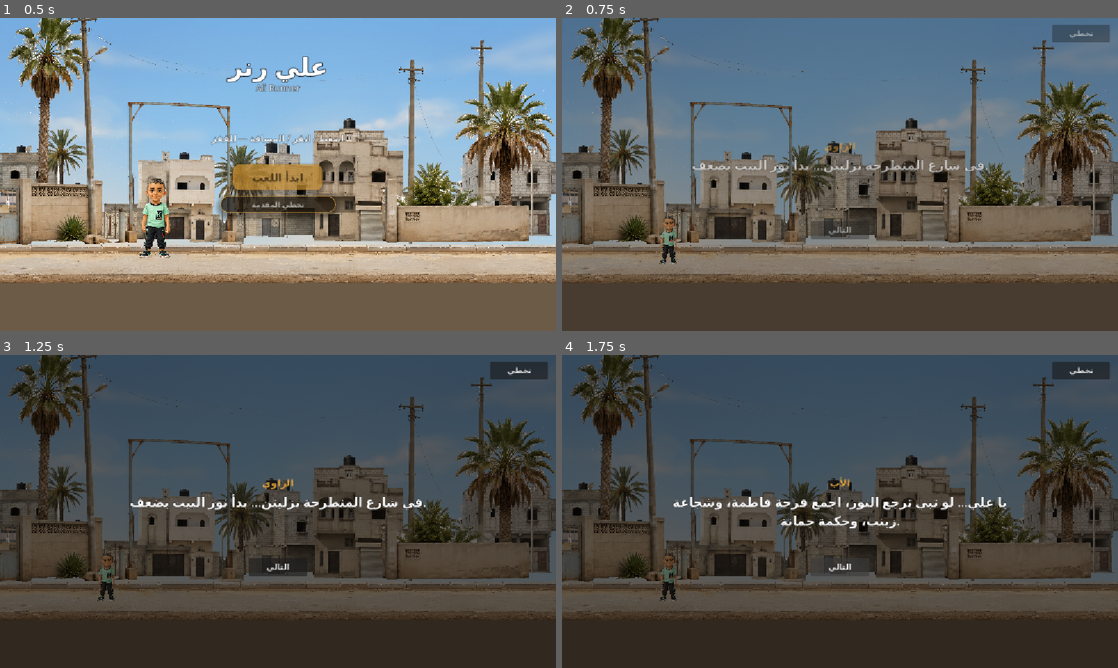
Above: before the commit, frames 1-4 (two rows, left to right).
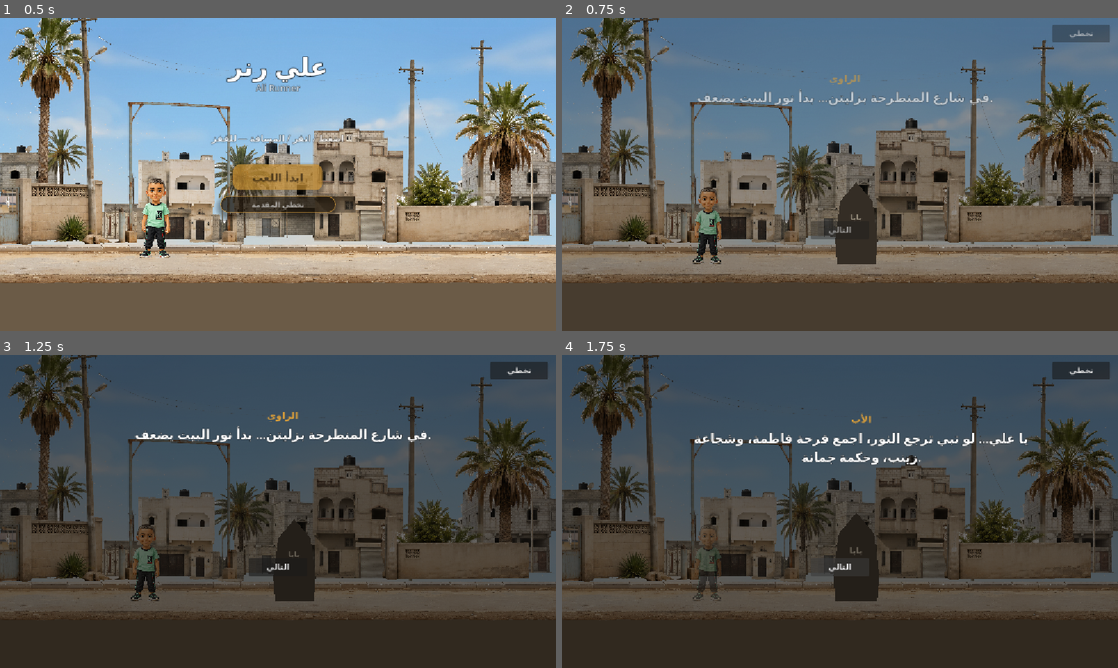
Above: after the commit, the same moments.

Repository: HamzaJwan/Ali-s-Runner
Game: Godot game, scene res://scenes/Main.tscn
Two runs of this game, one before a commit and one after it. Both use one fixed random seed, a clock stepped at 60 frames per second and the inputs below.
Inputs:
- Up to frame 1 (0.5 s): no input
- Up to frame 2 (0.75 s): click "ابدأ اللعب" at 0.5 s
- Up to frame 3 (1.25 s): no input
- Up to frame 4 (1.75 s): click "التالي" at 1.25 s

Frame 1 is identical in both runs. In frame 2, 3.4% of the frame differs, in the area x 17-78%, y 18-79%; in frame 3, 3.3%; in frame 4, 3.9%, in the area x 17-84%, y 18-79%.

Commit message:
autopilot: v1.25B cinematic intro presentation

Diff:
--- a/scripts/main.gd
+++ b/scripts/main.gd
@@ -62,13 +62,25 @@
 const PLAY_BUTTON_PULSE_SCALE := 1.05
 const PLAY_BUTTON_PULSE_TIME := 0.9
 const INTRO_LINES := [
-	{"speaker": "الراوي", "text": "في شارع المنطرحة بزليتن… بدأ نور البيت يضعف."},
+	{
+		"speaker": "الراوي",
+		"text": "في شارع المنطرحة بزليتن… بدأ نور البيت يضعف.",
+		"speaker_visual": "narrator",
+	},
 	{
 		"speaker": "الأب",
 		"text": "يا علي… لو تبي ترجع النور، اجمع فرحة فاطمة، وشجاعة زينب، وحكمة جمانة.",
+		"speaker_visual": "father",
 	},
-	{"speaker": "علي", "text": "حاضر يا بابا… بنوصل للنهاية."},
+	{
+		"speaker": "علي",
+		"text": "حاضر يا بابا… بنوصل للنهاية.",
+		"speaker_visual": "ali",
+	},
 ]
+const INTRO_FOCUS_TWEEN_TIME := 0.35
+const INTRO_DIM_ALPHA := 0.55
+const INTRO_FOCUS_SCALE := 1.08
 const GROUND_CENTER_Y := ROAD_SURFACE_Y + GROUND_COLLISION_HEIGHT / 2.0
 const START_PLAYER_POSITION := Vector2(
 	PLAYER_START_X, ROAD_SURFACE_Y - PLAYER_COLLISION_HALF_HEIGHT
@@ -166,6 +178,9 @@
 var _play_button_pulse_tween: Tween
 var _menu_zoom_tween: Tween
 var _menu_fade_tween: Tween
+var _intro_focus_tween: Tween
+var _intro_ali_base_scale := Vector2.ONE
+var _intro_father_base_scale := Vector2.ONE
 
 
 func _ready() -> void:
@@ -393,6 +408,7 @@
 
 func _reset_ali_for_gameplay() -> void:
 	player.reset_player(START_PLAYER_POSITION)
+	player.modulate = Color.WHITE
 
 
 func _leave_menu_to_runner_framing() -> void:
@@ -429,7 +445,31 @@
 	intro_overlay.visible = true
 	intro_overlay.modulate.a = 0.0
 	create_tween().tween_property(intro_overlay, "modulate:a", 1.0, INTRO_FADE_IN_TIME)
+	_setup_intro_scene()
 	_show_intro_step()
+
+
+func _setup_intro_scene() -> void:
+	_prepare_player_for_encounter()
+	_intro_ali_base_scale = player_story_sprite.scale
+	father_npc.position = Vector2(
+		ENCOUNTER_TARGET_X, _get_encounter_world_y(EncounterCharacter.FATHER)
+	)
+	father_npc.modulate.a = 1.0
+	father_npc.scale = Vector2.ONE
+	father_npc.visible = true
+	_intro_father_base_scale = father_npc.scale
+
+
+func _teardown_intro_scene() -> void:
+	if _intro_focus_tween != null and _intro_focus_tween.is_valid():
+		_intro_focus_tween.kill()
+	_intro_focus_tween = null
+	father_npc.visible = false
+	father_npc.modulate.a = 1.0
+	father_npc.scale = Vector2.ONE
+	player.modulate = Color.WHITE
+	player_story_sprite.modulate.a = 1.0
 
 
 func _show_intro_step() -> void:
@@ -441,6 +481,61 @@
 		if intro_step_index >= INTRO_LINES.size() - 1
 		else "التالي"
 	)
+	_position_intro_bubble_for_speaker(step["speaker_visual"])
+	_update_intro_speaker_focus(step["speaker_visual"])
+
+
+func _position_intro_bubble_for_speaker(speaker_visual: String) -> void:
+	var role := DialogueRole.REWARD
+	if speaker_visual == "father":
+		role = DialogueRole.HELPER
+	elif speaker_visual == "ali":
+		role = DialogueRole.ALI
+
+	var ali_visual_top := Vector2(
+		player.global_position.x, ROAD_SURFACE_Y - ALI_STORY_VISUAL_HEIGHT
+	)
+	var father_config := ENCOUNTER_DATA.get_encounter(EncounterCharacter.FATHER)
+	var father_visual_top := Vector2(
+		father_npc.global_position.x,
+		ROAD_SURFACE_Y - float(father_config.get("visual_height", 200.0))
+	)
+	var bubble_position := DIALOGUE_BUBBLE_HELPER.get_position(
+		role, ali_visual_top, father_visual_top
+	)
+	intro_speaker.position = bubble_position
+	intro_line.position = bubble_position + Vector2(-100.0, 36.0)
+
+
+func _update_intro_speaker_focus(speaker_visual: String) -> void:
+	var ali_scale_mult := 1.0
+	var father_scale_mult := 1.0
+	var ali_alpha := 1.0
+	var father_alpha := 1.0
+	if speaker_visual == "ali":
+		ali_scale_mult = INTRO_FOCUS_SCALE
+		father_alpha = INTRO_DIM_ALPHA
+	elif speaker_visual == "father":
+		father_scale_mult = INTRO_FOCUS_SCALE
+		ali_alpha = INTRO_DIM_ALPHA
+
+	if _intro_focus_tween != null and _intro_focus_tween.is_valid():
+		_intro_focus_tween.kill()
+	_intro_focus_tween = create_tween().set_parallel()
+	_intro_focus_tween.tween_property(
+		player_story_sprite, "scale", _intro_ali_base_scale * ali_scale_mult,
+		INTRO_FOCUS_TWEEN_TIME
+	).set_trans(Tween.TRANS_SINE).set_ease(Tween.EASE_OUT)
+	_intro_focus_tween.tween_property(
+		player_story_sprite, "modulate:a", ali_alpha, INTRO_FOCUS_TWEEN_TIME
+	)
+	_intro_focus_tween.tween_property(
+		father_npc, "scale", _intro_father_base_scale * father_scale_mult,
+		INTRO_FOCUS_TWEEN_TIME
+	).set_trans(Tween.TRANS_SINE).set_ease(Tween.EASE_OUT)
+	_intro_focus_tween.tween_property(
+		father_npc, "modulate:a", father_alpha, INTRO_FOCUS_TWEEN_TIME
+	)
 
 
 func _on_intro_next_pressed() -> void:
@@ -465,6 +560,7 @@
 	intro_active = false
 	intro_shown = true
 	intro_overlay.visible = false
+	_teardown_intro_scene()
 	_start_run()
 
 
@@ -953,6 +1049,7 @@
 	zainab_npc.modulate.a = 1.0
 	jomana_npc.modulate.a = 1.0
 	father_npc.modulate.a = 1.0
+	father_npc.scale = Vector2.ONE
 	checkpoint_panel.visible = false
 	checkpoint_panel.modulate.a = 1.0
 	checkpoint_card.scale = Vector2.ONE
Not shown, changed: docs/AUTOPILOT_PROGRESS.md
